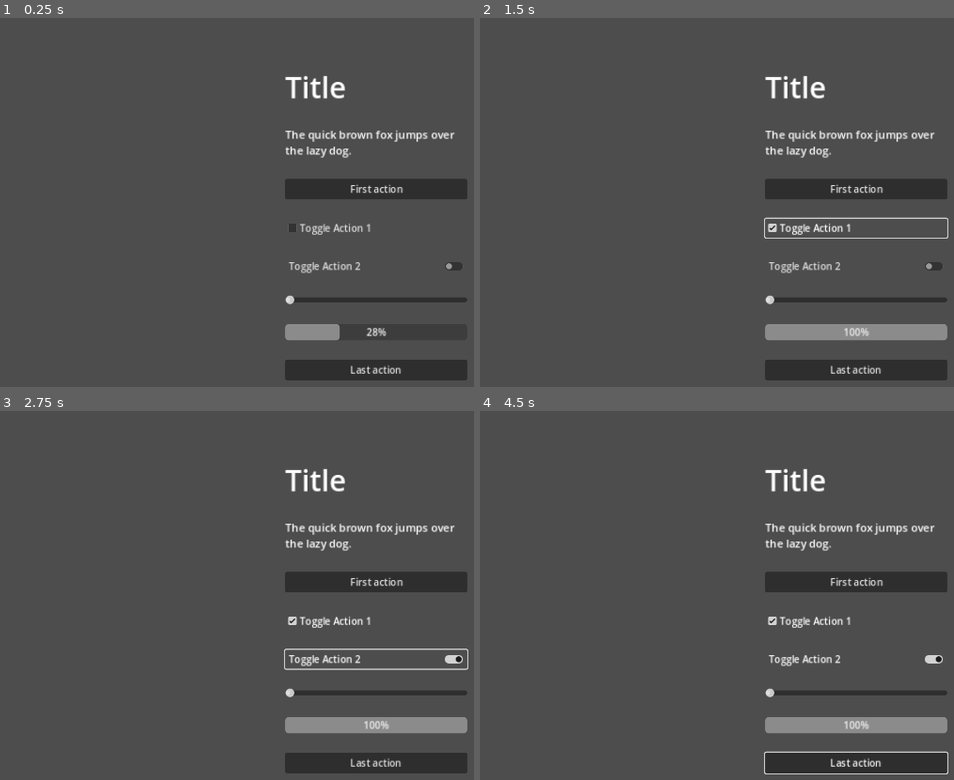
Above: before the commit, frames 1-4 (two rows, left to right).
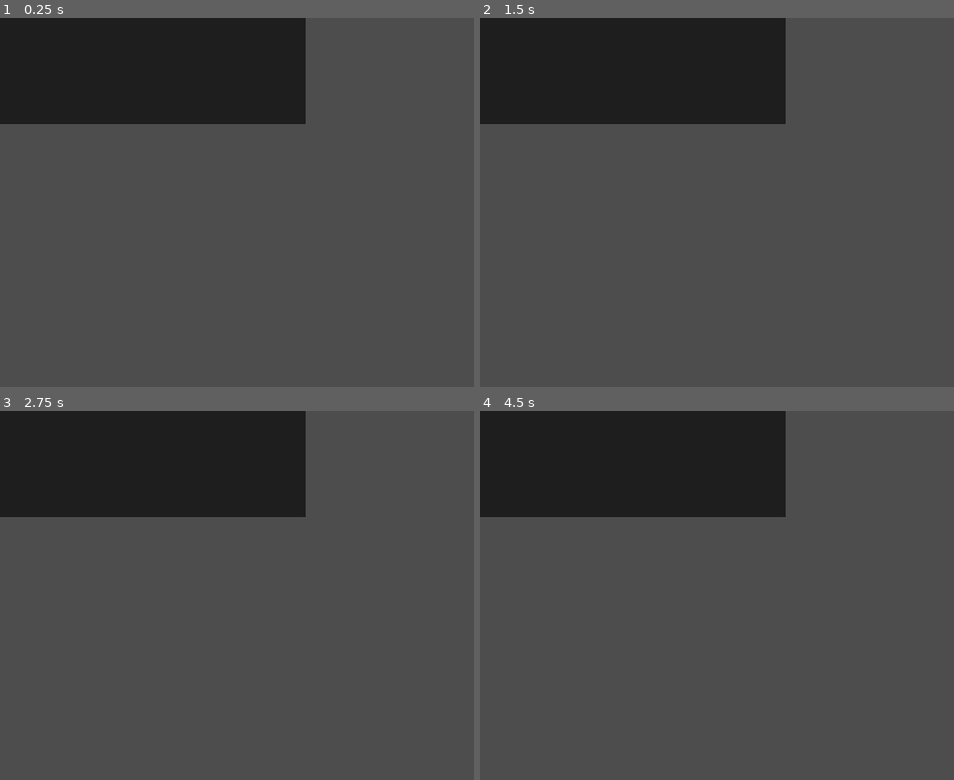
Above: after the commit, the same moments.

Repository: btzr-io/godot-aria
Game: Godot game, scene res://example/console/console_container.tscn
Same seed, same stepped clock (60 frames per second), same inputs: the game is played once before the commit and once after it. Before the commit the project starts from res://example/demo/main.tscn.
Inputs (mouse positions are in pixels of both pictures, inside the frame that each line leads up to):
- Up to frame 1 (0.25 s): no input
- Up to frame 2 (1.5 s): click (854, 187) at 0.5 s, where only the run before the commit has a clickable "First action"; click (854, 228) at 1.25 s, where only the run before the commit has a clickable "Toggle Action 1"
- Up to frame 3 (2.75 s): click (374, 658) at 2 s, where only the run before the commit has a clickable "Toggle Action 2"
- Up to frame 4 (4.5 s): click (854, 761) at 2.75 s, where only the run before the commit has a clickable "Last action"; tap Enter at 3.5 s; move the mouse to (854, 481) at 3.52 s; hold Up (ui_up) 3.53-4.28 s; tap Space at 4.25 s; move the mouse to (707, 636) at 4.27 s; hold Down (ui_down) from 4.28 s (still down)

The runs differ from the first frame. In frame 1, 25% of the frame differs, in the area x 0-99%, y 0-99%; in frame 2, 26%; in frame 3, 27%; in frame 4, 26%.

Commit message:
update cli example

Diff:
--- /dev/null
+++ b/example/console/console.gd
@@ -0,0 +1,55 @@
+extends VBoxContainer
+var message_scene = preload('./message.tscn')
+@onready var message_list : VBoxContainer = $Output/MessageList
+@onready var input : WebTextInput = $InputContainer/WebTextInput
+@onready var output : ScrollContainer = $Output
+
+var last_message
+
+# Called when the node enters the scene tree for the first time.
+func _ready() -> void:
+	input.on_keydown.connect(handle_keydown)
+	output.get_v_scroll_bar().changed.connect(handle_scroll)
+
+func handle_scroll():
+	await get_tree().process_frame
+	if last_message:
+		output.ensure_control_visible(last_message)
+
+func handle_keydown(html_event: JavaScriptObject):
+	if html_event.key == 'Enter':
+		var input_value : String = html_event.target.value
+		input_value = input_value.strip_escapes().strip_edges()
+		if !input_value.is_empty():
+			parse_input(input_value)
+			html_event.target.value = ""
+
+func parse_input(input_text: String):
+	var command_data : Array = input_text.split(" ", false)
+	if !command_data.is_empty():
+		var command_name = command_data.pop_front()
+		var command_args = command_data
+		handle_command(command_name, command_args)
+
+func handle_command(command_name, command_args):
+	if command_name == "clear":
+		clear_output()
+
+	elif command_name == "hi":
+		add_message("Hello world!")
+
+	else:
+		add_message("Uknown command: " + command_name)
+
+func add_message(message_content: String) -> void:
+	var message : PanelContainer = message_scene.instantiate()
+	message.get_node("MessageContent").text = message_content
+	message_list.add_child(message)
+	last_message = message
+	GodotARIA.alert_screen_reader(message_content, true)
+
+func clear_output():
+	last_message = null
+	for message in message_list.get_children():
+		message.free()
+	GodotARIA.alert_screen_reader("Console cleared", true)
--- /dev/null
+++ b/example/console/console_container.tscn
@@ -0,0 +1,66 @@
+[gd_scene load_steps=8 format=3 uid="uid://4sehw20g588h"]
+
+[ext_resource type="Script" path="res://example/console/console.gd" id="1_xpa6s"]
+[ext_resource type="Script" path="res://example/console/output.gd" id="2_uu61y"]
+[ext_resource type="Script" path="res://addons/godot-aria/nodes/web_text_input/web_text_input.gd" id="3_bbyb3"]
+
+[sub_resource type="StyleBoxFlat" id="StyleBoxFlat_ga1vd"]
+content_margin_left = 12.0
+content_margin_top = 12.0
+content_margin_right = 12.0
+content_margin_bottom = 12.0
+bg_color = Color(0, 0, 0, 0.603922)
+
+[sub_resource type="StyleBoxEmpty" id="StyleBoxEmpty_0mymi"]
+content_margin_left = 0.0
+content_margin_top = 12.0
+content_margin_right = 24.0
+content_margin_bottom = 12.0
+
+[sub_resource type="StyleBoxEmpty" id="StyleBoxEmpty_a01tq"]
+content_margin_left = 12.0
+content_margin_top = 12.0
+content_margin_right = 12.0
+content_margin_bottom = 12.0
+
+[sub_resource type="StyleBoxEmpty" id="StyleBoxEmpty_b2l8r"]
+
+[node name="ConsoleContainer" type="PanelContainer"]
+offset_right = 40.0
+offset_bottom = 40.0
+theme_override_styles/panel = SubResource("StyleBoxFlat_ga1vd")
+
+[node name="Console" type="VBoxContainer" parent="."]
+layout_mode = 2
+script = ExtResource("1_xpa6s")
+
+[node name="Output" type="ScrollContainer" parent="Console"]
+custom_minimum_size = Vector2(480, 124)
+layout_mode = 2
+size_flags_vertical = 2
+focus_mode = 2
+theme_override_styles/panel = SubResource("StyleBoxEmpty_0mymi")
+follow_focus = true
+script = ExtResource("2_uu61y")
+
+[node name="MessageList" type="VBoxContainer" parent="Console/Output"]
+layout_mode = 2
+size_flags_horizontal = 3
+size_flags_vertical = 0
+theme_override_constants/separation = 8
+
+[node name="InputContainer" type="PanelContainer" parent="Console"]
+layout_mode = 2
+theme_override_styles/panel = SubResource("StyleBoxEmpty_a01tq")
+
+[node name="WebTextInput" type="PanelContainer" parent="Console/InputContainer"]
+clip_contents = true
+custom_minimum_size = Vector2(100, 24)
+layout_mode = 2
+focus_mode = 2
+theme_override_styles/panel = SubResource("StyleBoxEmpty_b2l8r")
+script = ExtResource("3_bbyb3")
+id = "console-input"
+placeholder = "Type command..."
+aria_label = "Input"
+max_length = 64
--- /dev/null
+++ b/example/console/message.gd
@@ -0,0 +1,19 @@
+extends PanelContainer
+@onready var content : RichTextLabel = $MessageContent
+@onready var content_accessible_node : AccessibleNode = GodotARIA.get_accessible_node(content)
+@onready var content_id = content_accessible_node._get_id()
+@onready var style_normal = preload("res://example/console/styles/message_normal.tres")
+@onready var style_focus = preload("res://example/console/styles/message_focus.tres")
+var active : bool = false :
+	set(value):
+		active = value
+		_toggle_active(value)
+
+func _toggle_active(toggled) -> void:
+	if toggled:
+		content.add_theme_stylebox_override('normal', style_focus)
+		await get_tree().process_frame
+		content_accessible_node.update_element_area()
+		GodotARIA.aria_proxy.set_active_descendant(content_id)
+	else:
+		content.add_theme_stylebox_override('normal', style_normal)
--- /dev/null
+++ b/example/console/message.tscn
@@ -0,0 +1,24 @@
+[gd_scene load_steps=5 format=3 uid="uid://soevvxd6w5nf"]
+
+[ext_resource type="Script" path="res://example/console/message.gd" id="1_w5u0l"]
+[ext_resource type="Script" path="res://example/console/message_content.gd" id="2_iw6sh"]
+[ext_resource type="StyleBox" uid="uid://5c7op6skfikl" path="res://example/console/styles/message_normal.tres" id="2_oirq6"]
+
+[sub_resource type="StyleBoxEmpty" id="StyleBoxEmpty_5ndb1"]
+content_margin_left = 12.0
+content_margin_top = 0.0
+content_margin_right = 24.0
+content_margin_bottom = 0.0
+
+[node name="Message" type="PanelContainer"]
+offset_right = 40.0
+offset_bottom = 40.0
+theme_override_styles/panel = SubResource("StyleBoxEmpty_5ndb1")
+script = ExtResource("1_w5u0l")
+
+[node name="MessageContent" type="RichTextLabel" parent="."]
+layout_mode = 2
+mouse_filter = 1
+theme_override_styles/normal = ExtResource("2_oirq6")
+fit_content = true
+script = ExtResource("2_iw6sh")
--- /dev/null
+++ b/example/console/message_content.gd
@@ -0,0 +1,4 @@
+extends RichTextLabel
+
+# Prevent NVDA from speaking "section" on focus
+var aria_role_description = " "
--- /dev/null
+++ b/example/console/output.gd
@@ -0,0 +1,61 @@
+extends ScrollContainer
+
+var aria_role = "region"
+var aria_label = "Output"
+var last_item_active
+
+@onready var list = $MessageList
+
+func _ready() -> void:
+	focus_entered.connect(handle_focus)
+	focus_exited.connect(handle_focus_exit)
+
+func focus_trap():
+	if has_focus() and list.get_child_count() > 0:
+		get_viewport().set_input_as_handled()
+
+func focus_next_item():
+	if last_item_active:
+		var next_index = last_item_active.get_index() + 1
+		if list.get_child_count() > next_index:
+			focus_item(next_index)
+
+func focus_prev_item():
+	if last_item_active:
+		var prev_index = last_item_active.get_index() - 1
+		if list.get_child_count() > 0 and prev_index > -1:
+			focus_item(prev_index)
+
+func _input(event: InputEvent) -> void:
+	if event.is_action_pressed("ui_up", true):
+		focus_prev_item()
+		focus_trap()
+	if event.is_action_pressed("ui_down", true):
+		focus_next_item()
+		focus_trap()
+
+func handle_focus():
+	focus_last_item()
+
+func handle_focus_exit():
+	if is_instance_valid(last_item_active):
+		last_item_active.active = false
+		last_item_active = null
+
+func focus_first_item():
+	if list.get_child_count() > 0:
+		focus_item(0)
+
+func focus_last_item():
+	var last_item_index =  list.get_child_count() - 1
+	if last_item_index > -1:
+		focus_item(last_item_index)
+
+func focus_item(item_index):
+	if is_instance_valid(last_item_active):
+		last_item_active.active = false
+		last_item_active = null
+	var item = list.get_child(item_index)
+	item.active = true
+	ensure_control_visible(item)
+	last_item_active = item
--- /dev/null
+++ b/example/console/styles/message_focus.tres
@@ -0,0 +1,16 @@
+[gd_resource type="StyleBoxFlat" format=3 uid="uid://co0okbo5ys8xn"]
+
+[resource]
+content_margin_left = 12.0
+content_margin_top = 6.0
+content_margin_right = 12.0
+content_margin_bottom = 6.0
+bg_color = Color(0.197937, 0.197937, 0.197937, 1)
+border_width_left = 2
+border_width_top = 2
+border_width_right = 2
+border_width_bottom = 2
+corner_radius_top_left = 4
+corner_radius_top_right = 4
+corner_radius_bottom_right = 4
+corner_radius_bottom_left = 4
--- /dev/null
+++ b/example/console/styles/message_normal.tres
@@ -0,0 +1,18 @@
+[gd_resource type="StyleBoxFlat" format=3 uid="uid://5c7op6skfikl"]
+
+[resource]
+content_margin_left = 12.0
+content_margin_top = 6.0
+content_margin_right = 12.0
+content_margin_bottom = 6.0
+bg_color = Color(1, 1, 1, 0)
+draw_center = false
+border_width_left = 2
+border_width_top = 2
+border_width_right = 2
+border_width_bottom = 2
+border_color = Color(0.8, 0.8, 0.8, 0)
+corner_radius_top_left = 4
+corner_radius_top_right = 4
+corner_radius_bottom_right = 4
+corner_radius_bottom_left = 4
--- a/project.godot
+++ b/project.godot
@@ -11,7 +11,7 @@
 [application]
 
 config/name="Godot-ARIA: Web demo"
-run/main_scene="res://example/demo/main.tscn"
+run/main_scene="res://example/console/console_container.tscn"
 config/features=PackedStringArray("4.3", "GL Compatibility")
 config/icon="res://icon.svg"
 
Not shown, changed: export_presets.cfg
